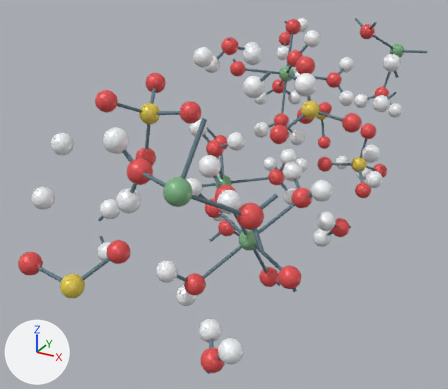
Two versions of the glTF model ChemDex/assets/periodic-table/crystals/chat-retgersite.glb, one commit apart.
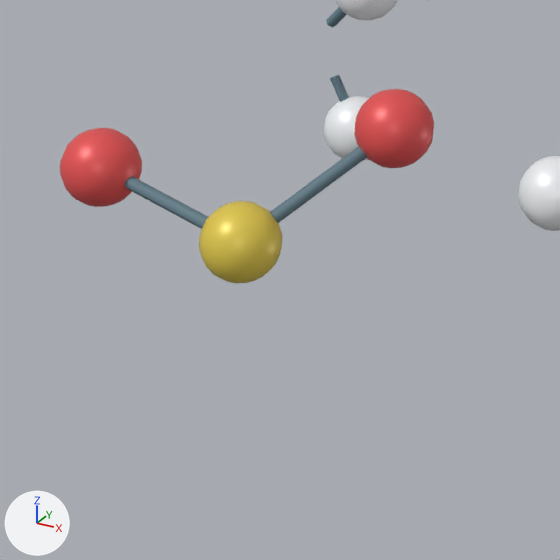
The first picture shows the older version from a camera (50 mm lens) standing at (8.71, -19.33, 7.25) and looking at (-1.12, -1.46, -1.69). The close-ups show the older and then the newer version on the part from 0% to 38% of the width and 55% to 98% of the height of that picture. Only the edits that show in the close-ups are written down. Every picture has the same lights, and +X, +Y and +Z are marked at lower left.

The first close-up shows 'H21 · H · 1.003', 'H22 · H · 1.003', 'H32 · H · 1.003', 'Mesh_4.028', 'Mesh_4.029', 'Mesh_4.068', 'Mesh_4.070', 'O4 · O · 1', 'O5 · O · 1', 'S · S · 1.001'.
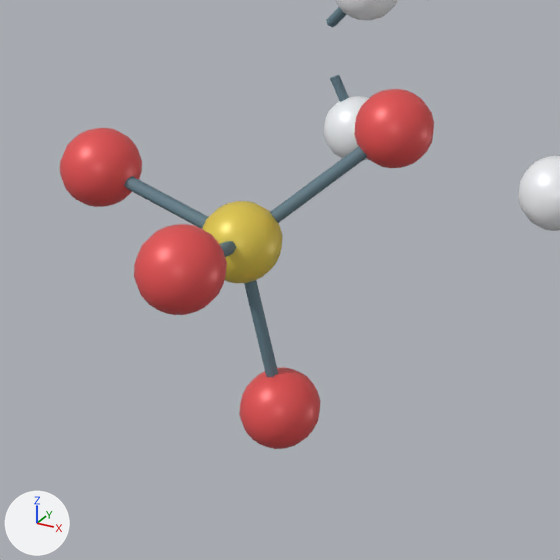
The change, as a list of edits to the scene's bpy script:
```text
Change ob_mesh_4_028:
    ob_mesh_4_028.location: (2.278, -17.57, 2.265) -> (5.925, -17.32, 0.646)
    ob_mesh_4_028.rotation_euler: (-1.119, 0.428, -0.271) -> (0.316, 0.734, 0.122)  # degrees (-64, 25, -16) -> degrees (18, 42, 7)
    ob_mesh_4_028.scale: (0.055, 0.055, 1.48) -> (0.055, 0.055, 0.972)
Change ob_mesh_4_029:
    ob_mesh_4_029.location: (1.24, -18.16, 2.096) -> (5.34, -16.82, 0.428)
    ob_mesh_4_029.rotation_euler: (-0.115, -1.401, 0.0972) -> (-1.26, -0.566, 0.418)  # degrees (-6.6, -80, 5.6) -> degrees (-72, -32, 24)
    ob_mesh_4_029.scale: (0.055, 0.055, 1.49) -> (0.055, 0.055, 0.968)
Change ob_mesh_4_052:
    ob_mesh_4_052.location: (1.438, -7.728, 6.349) -> (0.238, -14.67, 2.158)
    ob_mesh_4_052.rotation_euler: (-1.882, 0.566, -0.76) -> (0.00774, 0.772, 0.00315)  # degrees (-108, 32, -44) -> degrees (0.4, 44, 0.2)
    ob_mesh_4_052.scale: (0.055, 0.055, 0.968) -> (0.055, 0.055, 0.684)
Change ob_mesh_4_054:
    ob_mesh_4_054.location: (6.132, -9.947, 0.853) -> (0.122, -14.7, 1.091)
    ob_mesh_4_054.rotation_euler: (0.331, -2.358, -0.769) -> (-0.0541, 2.686, -0.232)  # degrees (19, -135, -44) -> degrees (-3.1, 154, -13)
    ob_mesh_4_054.scale: (0.055, 0.055, 0.972) -> (0.055, 0.055, 0.556)
Change ob_mesh_4_068:
    ob_mesh_4_068.location: (0.238, -14.67, 2.158) -> (0.0353, -16.96, 3.647)
    ob_mesh_4_068.rotation_euler: (0.00774, 0.772, 0.00315) -> (-0.437, 2.568, -1.292)  # degrees (0.4, 44, 0.2) -> degrees (-25, 147, -74)
    ob_mesh_4_068.scale: (0.055, 0.055, 0.684) -> (0.055, 0.055, 0.13)
Change ob_mesh_4_070:
    ob_mesh_4_070.location: (0.122, -14.7, 1.091) -> (0.0555, -16.12, 4.855)
    ob_mesh_4_070.rotation_euler: (-0.0541, 2.686, -0.232) -> (-0.785, 0.613, -0.261)  # degrees (-3.1, 154, -13) -> degrees (-45, 35, -15)
    ob_mesh_4_070.scale: (0.055, 0.055, 0.556) -> (0.055, 0.055, 0.193)
Change ob_mesh_4_096:
    ob_mesh_4_096.location: (0.229, -7.694, 2.76) -> (2.278, -17.57, 2.265)
    ob_mesh_4_096.rotation_euler: (0.437, -0.573, -0.131) -> (-1.119, 0.428, -0.271)  # degrees (25, -33, -7.5) -> degrees (-64, 25, -16)
    ob_mesh_4_096.scale: (0.055, 0.055, 0.844) -> (0.055, 0.055, 1.48)
Change ob_mesh_4_097:
    ob_mesh_4_097.location: (6.742, -7.868, 3.131) -> (1.24, -18.16, 2.096)
    ob_mesh_4_097.rotation_euler: (0.437, -0.573, -0.131) -> (-0.115, -1.401, 0.0972)  # degrees (25, -33, -7.5) -> degrees (-6.6, -80, 5.6)
    ob_mesh_4_097.scale: (0.055, 0.055, 0.13) -> (0.055, 0.055, 1.49)
Change ob_mesh_4_098:
    ob_mesh_4_098.location: (0.229, -7.314, 2.208) -> (2.265, -18.78, 2.278)
    ob_mesh_4_098.rotation_euler: (-2.356, -0.613, 1.305) -> (1.101, 0.409, 0.253)  # degrees (-135, -35, 75) -> degrees (63, 23, 14)
    ob_mesh_4_098.scale: (0.055, 0.055, 0.796) -> (0.055, 0.055, 1.48)
Change ob_mesh_4_099:
    ob_mesh_4_099.location: (6.722, -7.028, 1.922) -> (2.096, -18.19, 1.24)
    ob_mesh_4_099.rotation_euler: (-2.356, -0.613, 1.305) -> (-0.0197, 2.973, -0.232)  # degrees (-135, -35, 75) -> degrees (-1.1, 170, -13)
    ob_mesh_4_099.scale: (0.055, 0.055, 0.193) -> (0.055, 0.055, 1.49)
Add ob_o5___o___1_009:
    ob_o5___o___1_009 = bpy.data.objects.new('O5 · O · 1.009', me_mesh_2)
    ob_o5___o___1_009.parent = ob_retgersite___niso4_6h2o___25_k
    ob_o5___o___1_009.location = (2.221, -18.2, 0.508)
Add ob_o4___o___1_009:
    ob_o4___o___1_009 = bpy.data.objects.new('O4 · O · 1.009', me_mesh_2)
    ob_o4___o___1_009.parent = ob_retgersite___niso4_6h2o___25_k
    ob_o4___o___1_009.location = (2.559, -19.39, 2.585)
```

Changed parts and their boxes (x1, y1, x2, y2) in the close-ups (560 x 560 px):
'O4 · O · 1.009', added (red): after (134, 224, 227, 315)
'O5 · O · 1.009', added (red): after (239, 367, 321, 449)
'Mesh_4.028', moved, turned, rescaled (not visible afterwards): before (270, 146, 367, 223)
'Mesh_4.096', moved, turned, rescaled (not visible before): after (270, 146, 367, 223)
'Mesh_4.099', moved, turned, rescaled (not visible before): after (244, 280, 278, 377)
'Mesh_4.029', moved, turned, rescaled (not visible afterwards): before (124, 176, 208, 229)
'Mesh_4.097', moved, turned, rescaled (not visible before): after (124, 176, 208, 229)
'Mesh_4.054', moved, turned, rescaled (not visible before): after (330, 75, 349, 102)
'Mesh_4.070', moved, turned, rescaled (not visible afterwards): before (330, 75, 349, 102)
'Mesh_4.052', moved, turned, rescaled (not visible before): after (326, 7, 347, 28)
'Mesh_4.068', moved, turned, rescaled (not visible afterwards): before (326, 7, 347, 28)
'Mesh_4.098', moved, turned, rescaled (not visible before): after (220, 241, 236, 257)
